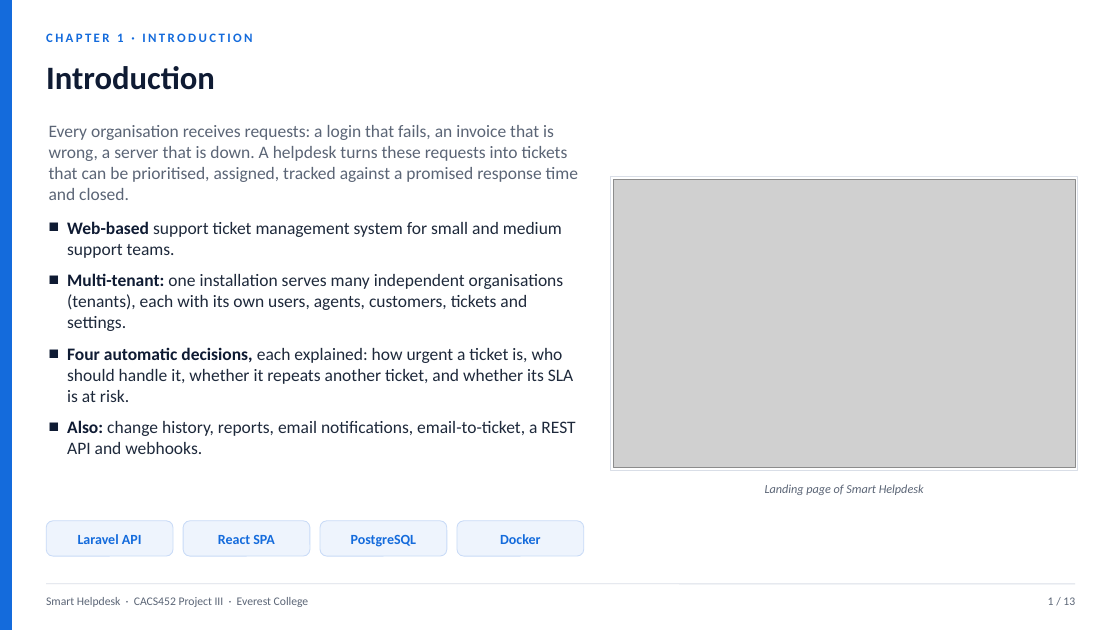
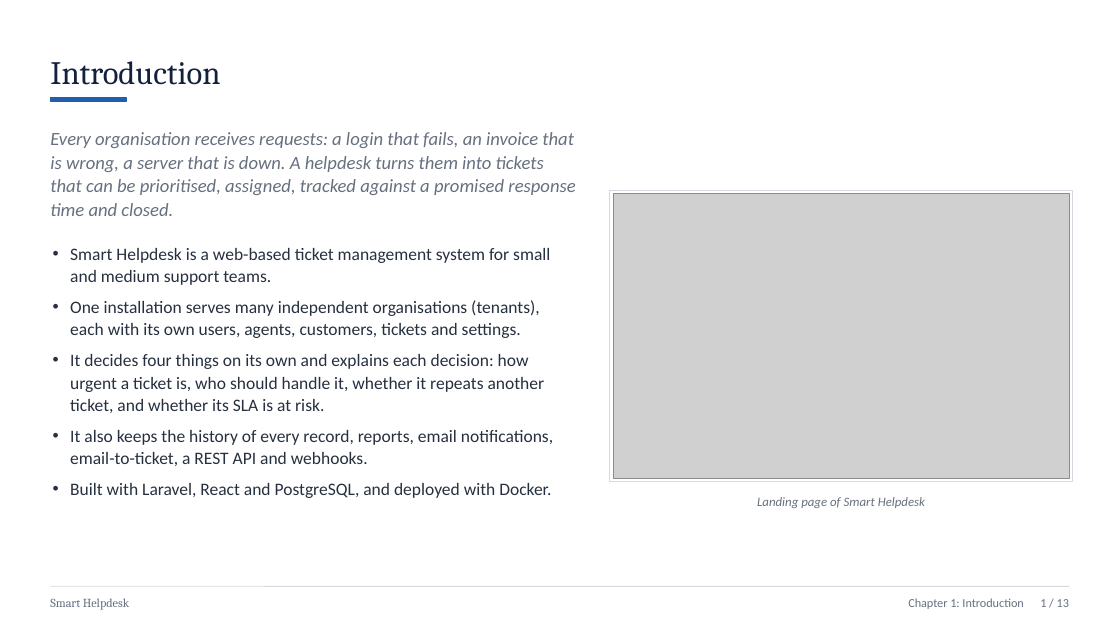
Before and after one commit to Sbh321/smart-helpdesk, a slide deck: slide 2 of college/report/Project-III-Presentation-Smart-Helpdesk.pptx. Drawn at 1120x630 pixels with LibreOffice and Linux fonts; fonts in the diff are those of the drawing; grey boxes stand for pictures. Boxes give left, top, right and bottom in pixels: in the first picture for what was removed or moved away, otherwise in the second. Text is boxed around its words. In the diff, an @@ line names an element or a change of style, - is before the commit and + after.

Commit message:
docs(report): update presentation slides

```diff
--- a/college/report/Project-III-Presentation-Smart-Helpdesk.pptx
+++ b/college/report/Project-III-Presentation-Smart-Helpdesk.pptx
@@ rectangle removed at bbox=[0, 0, 12, 630] @@
@@ text "Introduction" at bbox=[50, 61, 220, 85]: font Calibri to Cambria, text colour #0F1B33 to #14213D, bold off; vertical alignment middle to bottom @@
@@ rectangle added at bbox=[50, 97, 126, 102], fill #1F5FAD, outline #1F5FAD 1 pt @@
@@ text at bbox=[50, 132, 575, 216]: text changed; size 15 to 16 pt; text colour #5B6576 to #66707F; italic on @@
-Every organisation receives requests: a login that fails, an invoice that is wrong, a server that is down. A helpdesk turns these requests into tickets that can be prioritised, assigned, tracked against a promised response time and closed.
+Every organisation receives requests: a login that fails, an invoice that is wrong, a server that is down. A helpdesk turns them into tickets that can be prioritised, assigned, tracked against a promised response time and closed.
@@ rectangle: place and size @@
-rectangle at bbox=[611, 176, 1078, 471]
+rectangle at bbox=[610, 190, 1073, 481]
@@ rectangle at bbox=[610, 190, 1073, 481]: outline #D9DEE7 0.75 pt to #D5DAE1 0.75 pt @@
@@ picture: place and size @@
-picture at bbox=[613, 179, 1075, 468]
+picture at bbox=[613, 193, 1070, 478]
@@ text at bbox=[70, 248, 553, 498]: text changed; text colour #1E293B to #26303F @@
-■ Web-based support ticket management system for small and medium support teams.
-■ Multi-tenant: one installation serves many independent organisations (tenants), each with its own users, agents, customers, tickets and settings.
-■ Four automatic decisions, each explained: how urgent a ticket is, who should handle it, whether it repeats another ticket, and whether its SLA is at risk.
-■ Also: change history, reports, email notifications, email-to-ticket, a REST API and webhooks.
+• Smart Helpdesk is a web-based ticket management system for small and medium support teams.
+• One installation serves many independent organisations (tenants), each with its own users, agents, customers, tickets and settings.
+• It decides four things on its own and explains each decision: how urgent a ticket is, who should handle it, whether it repeats another ticket, and whether its SLA is at risk.
+• It also keeps the history of every record, reports, email notifications, email-to-ticket, a REST API and webhooks.
+• Built with Laravel, React and PostgreSQL, and deployed with Docker.
@@ text "Landing page of Smart Helpdesk": place and size @@
-text "Landing page of Smart Helpdesk" at bbox=[765, 484, 924, 495]
+text "Landing page of Smart Helpdesk" at bbox=[757, 497, 925, 508]
@@ text "Landing page of Smart Helpdesk" at bbox=[757, 497, 925, 508]: size 10.5 to 11 pt, text colour #5B6576 to #66707F @@
@@ rounded rectangle removed at bbox=[46, 521, 173, 556] @@
-Laravel API
@@ rounded rectangle removed at bbox=[183, 521, 310, 556] @@
-React SPA
@@ rounded rectangle removed at bbox=[320, 521, 447, 556] @@
-PostgreSQL
@@ rounded rectangle removed at bbox=[457, 521, 584, 556] @@
-Docker
@@ line moved from (46, 584) - (1075, 584) to (50, 586) - (1070, 586) @@
@@ line (50, 586) - (1070, 586): stroke #D9DEE7 0.75 pt to #D5DAE1 0.75 pt @@
@@ text at bbox=[50, 598, 129, 610]: text changed; size 10 to 10.5 pt; font Calibri to Cambria; text colour #5B6576 to #66707F @@
-Smart Helpdesk · CACS452 Project III · Everest College
+Smart Helpdesk
@@ text at bbox=[908, 598, 1069, 609]: text changed; size 11 to 10.5 pt; text colour #146BDC to #66707F; bold off @@
-CHAPTER 1 · INTRODUCTION
+Chapter 1: Introduction 1 / 13
@@ text removed at bbox=[1048, 597, 1075, 605] @@
-1 / 13
```
Also in this commit, not shown: 14 other slides changed.
